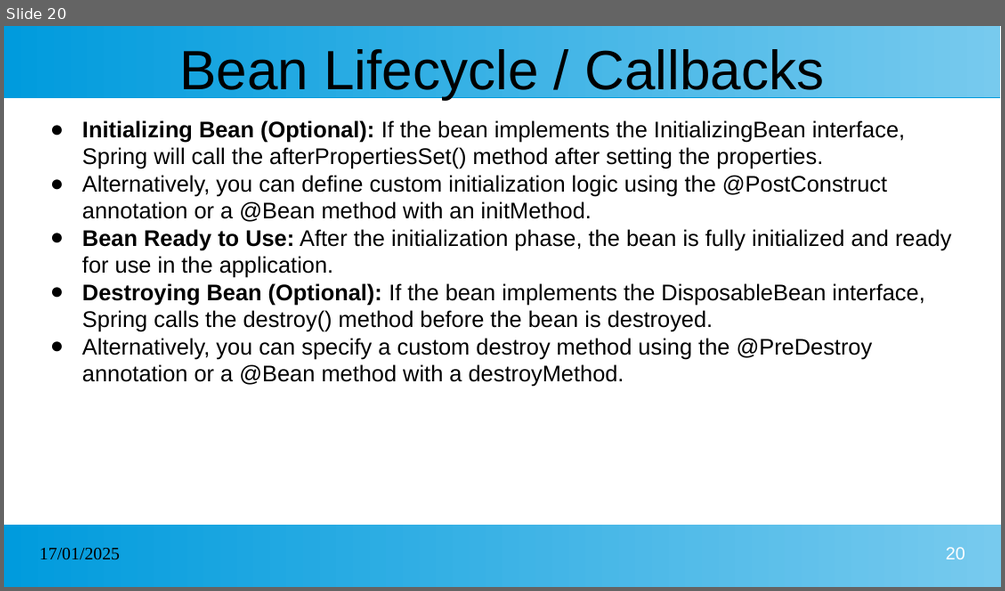
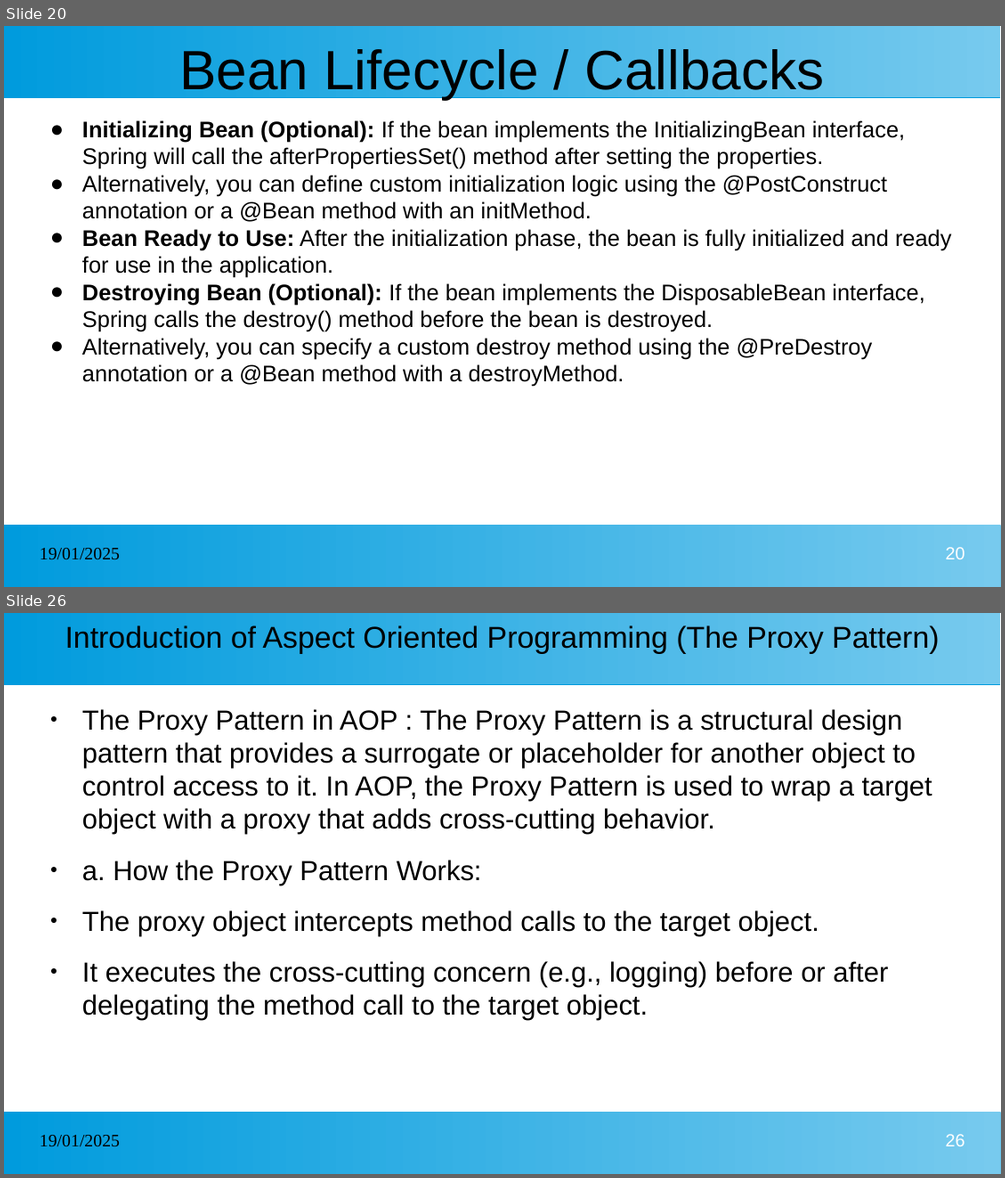
Before and after one commit to kcharankumar/MLA_Java_Arya, a slide deck: Spring.pptx. Shown one above the other, each under a label of ours: slide 20 before the commit, slides 20 and 26 after it; the slides between them are not shown. The pictures are 1005x591 and 1005x1178 pixels, drawn with LibreOffice and Linux fonts; fonts in the diff are those of the drawing. Boxes give left, top, right and bottom in pixels: in the first picture for what was removed or moved away, otherwise in the second. Text is boxed around its words. In the diff, an @@ line names an element or a change of style, - is before the commit and + after.

```diff
--- a/Spring.pptx
+++ b/Spring.pptx
@@ slide 26 added at bbox=[4, 613, 1001, 1174], background #FFFFFF; not listed: 2 template elements that a slide beside it also shows @@
@@ title added at bbox=[65, 625, 938, 654], 24 pt, text #000000 @@
+Introduction of Aspect Oriented Programming (The Proxy Pattern)
@@ text added at bbox=[82, 709, 932, 1021], 22 pt, text #000000 @@
+● The Proxy Pattern in AOP : The Proxy Pattern is a structural design pattern that provides a surrogate or placeholder for another object to control access to it. In AOP, the Proxy Pattern is used to wrap a target object with a proxy that adds cross-cutting behavior.
+● a. How the Proxy Pattern Works:
+● The proxy object intercepts method calls to the target object.
+● It executes the cross-cutting concern (e.g., logging) before or after delegating the method call to the target object.
@@ text added at bbox=[40, 1135, 120, 1147], 14 pt, text #000000 @@
+19/01/2025
@@ page number added at bbox=[946, 1134, 965, 1146], 14 pt, text #FFFFFF @@
+26
@@ slide 20 changed as well @@
@@ text at bbox=[40, 548, 120, 560]: text changed @@
-17/01/2025
+19/01/2025
```
Also in this commit, not shown: 19 other slides changed, 44 other slides added.
